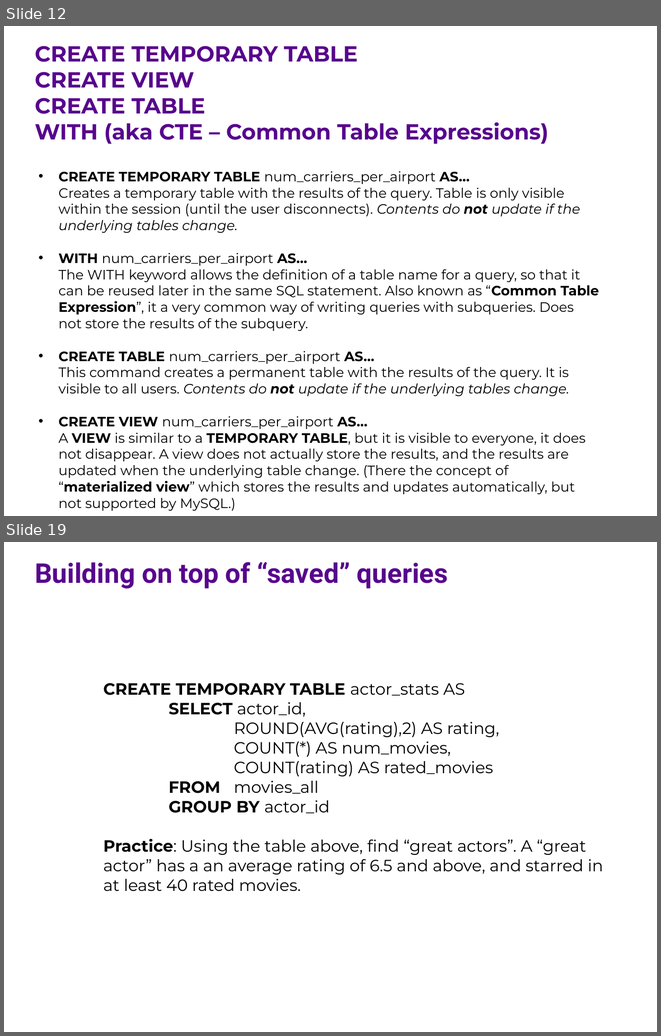
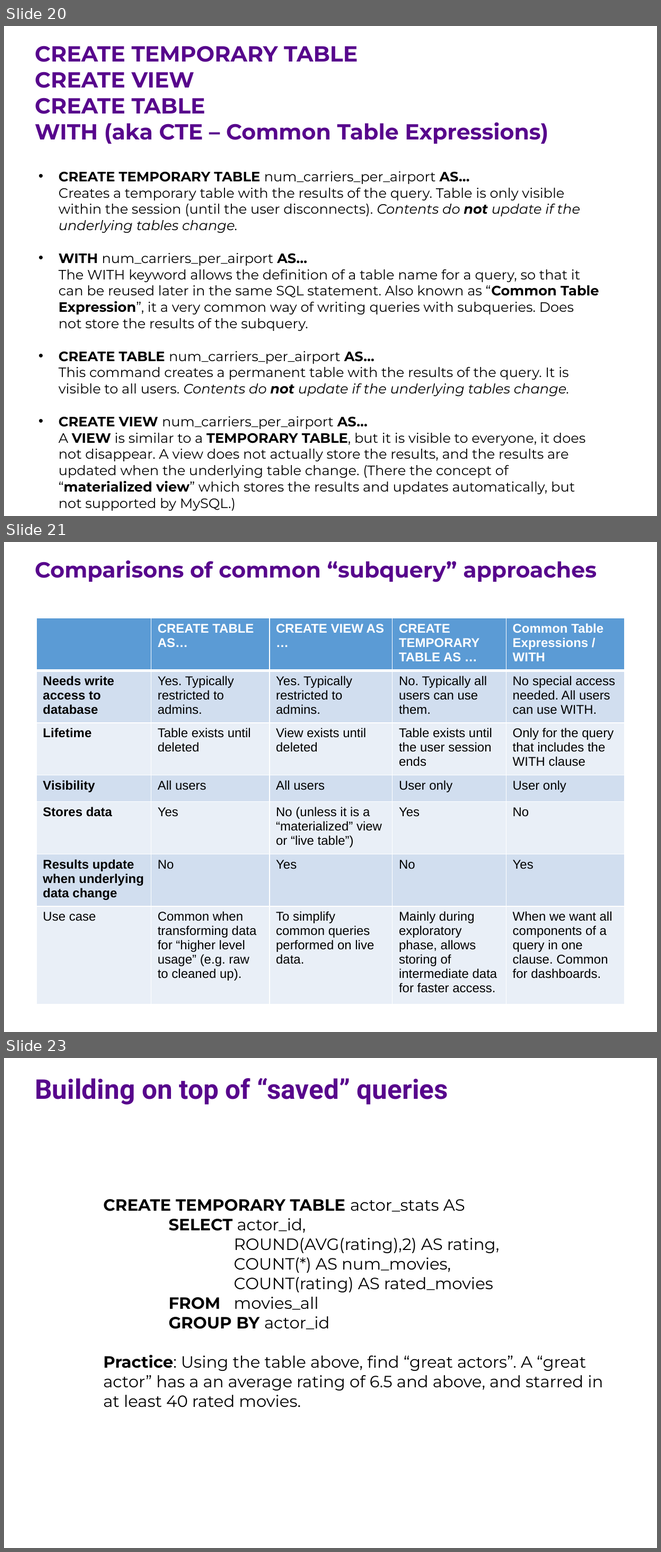
Before and after one commit to ipeirotis/introduction-to-databases, a slide deck: session6/F-SQL_Subqueries.pptx. Shown one above the other, each under a label of ours: slides 12 and 19 before the commit, slides 20, 21 and 23 after it; the slides between them are not shown. The pictures are 661x1036 and 661x1552 pixels, drawn with LibreOffice and Linux fonts; fonts in the diff are those of the drawing. Boxes give left, top, right and bottom in pixels: in the first picture for what was removed or moved away, otherwise in the second. Text is boxed around its words. In the diff, an @@ line names an element or a change of style, - is before the commit and + after.

```diff
--- a/session6/F-SQL_Subqueries.pptx
+++ b/session6/F-SQL_Subqueries.pptx
@@ slide 21 added at <box>4,542,657,1032</box>, background #FFFFFF @@
@@ text added at <box>35,560,597,582</box>, 24 pt, text #57068C, bold @@
+Comparisons of common “subquery” approaches
@@ table added at <box>37,618,624,1004</box>, 7 rows, 5 columns @@
+ | CREATE TABLE AS… | CREATE VIEW AS … | CREATE TEMPORARY TABLE AS … | Common Table Expressions / WITH
+Needs write access to database | Yes. Typically restricted to admins. | Yes. Typically restricted to admins. | No. Typically all users can use them. | No special access needed. All users can use WITH.
+Lifetime | Table exists until deleted | View exists until deleted | Table exists until the user session ends | Only for the query that includes the WITH clause
+Visibility | All users | All users | User only | User only
+Stores data | Yes | No (unless it is a “materialized” view or “live table”) | Yes | No
+Results update when underlying data change | No | Yes | No | Yes
+Use case | Common when transforming data for “higher level usage” (e.g. raw to cleaned up). | To simplify common queries performed on live data. | Mainly during exploratory phase, allows storing of intermediate data for faster access. | When we want all components of a query in one clause. Common for dashboards.
@@ what was slide 12 is now slide 20 @@
@@ what was slide 19 is now slide 23 @@
```
Also in this commit, not shown: 5 slides changed, 6 other slides added, 4 slides removed.
